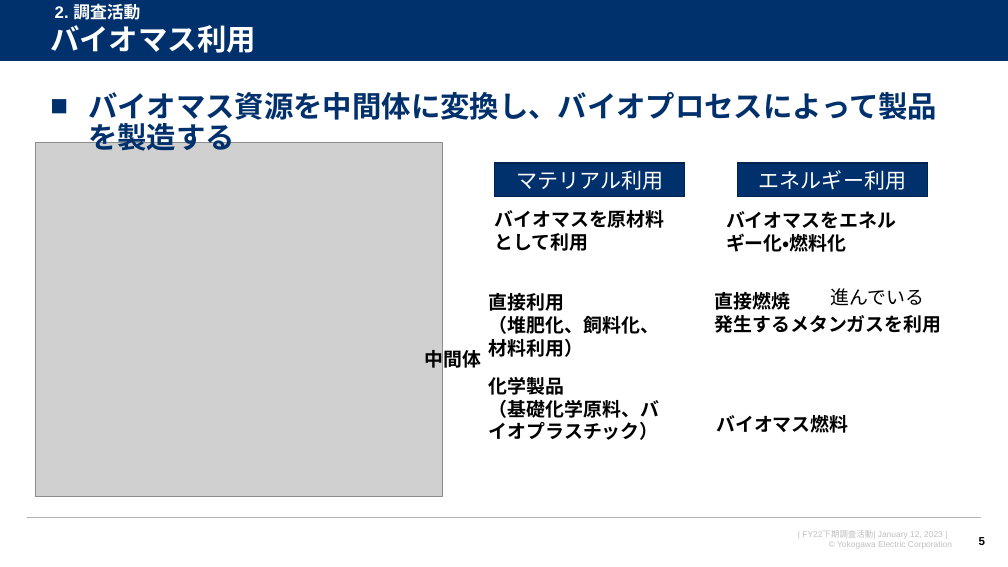
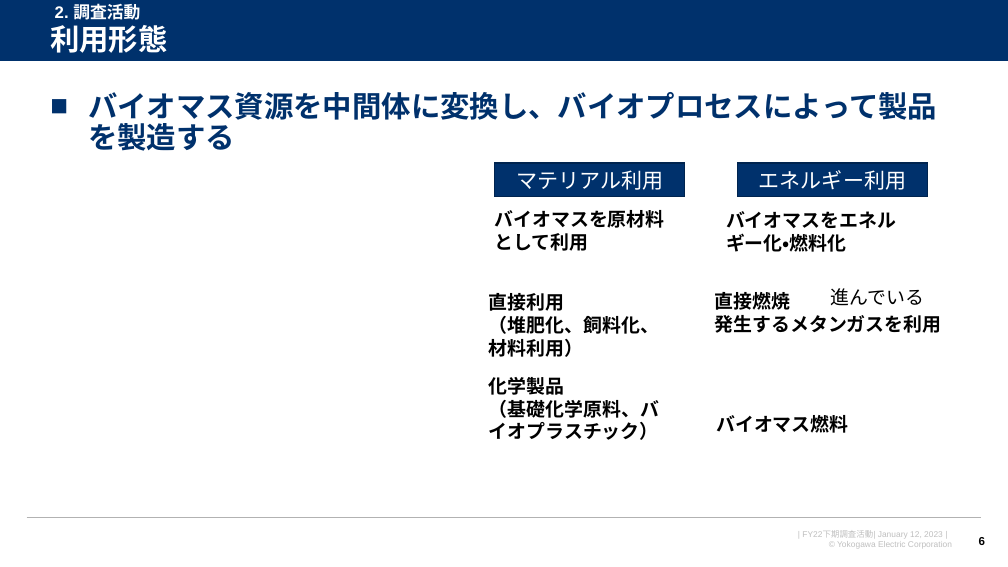
Before and after one commit to watarukumagai-git/denovo, a slide deck: slide 6 of survey_doc/230119_人工酵素設計_進捗報告_rev.0.pptx (slide 5 before the commit). Drawn at 1008x567 pixels with LibreOffice and Linux fonts; fonts in the diff are those of the drawing; grey boxes stand for pictures; background and template pictures are left out. Boxes give left, top, right and bottom in pixels: in the first picture for what was removed or moved away, otherwise in the second. Text is boxed around its words. In the diff, an @@ line names an element or a change of style, - is before the commit and + after.

```diff
--- a/survey_doc/230119_人工酵素設計_進捗報告_rev.0.pptx
+++ b/survey_doc/230119_人工酵素設計_進捗報告_rev.0.pptx
@@ text at <box>50,25,167,53</box>: text changed @@
-バイオマス利用
+利用形態
@@ picture removed at <box>35,142,442,497</box> @@
@@ text removed at <box>424,347,481,372</box> @@
-中間体
```
Also in this commit, not shown: 1 other slide changed, 7 slides added.
